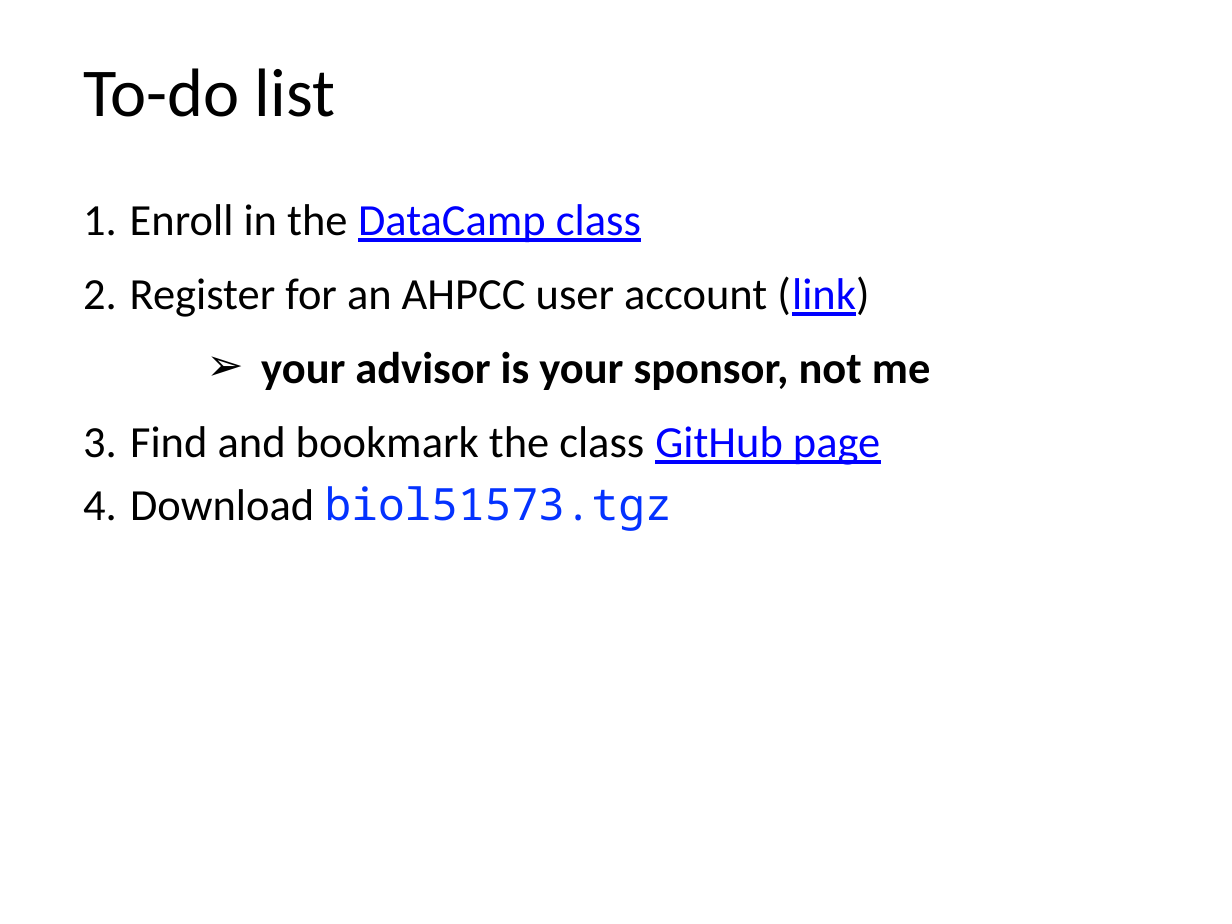
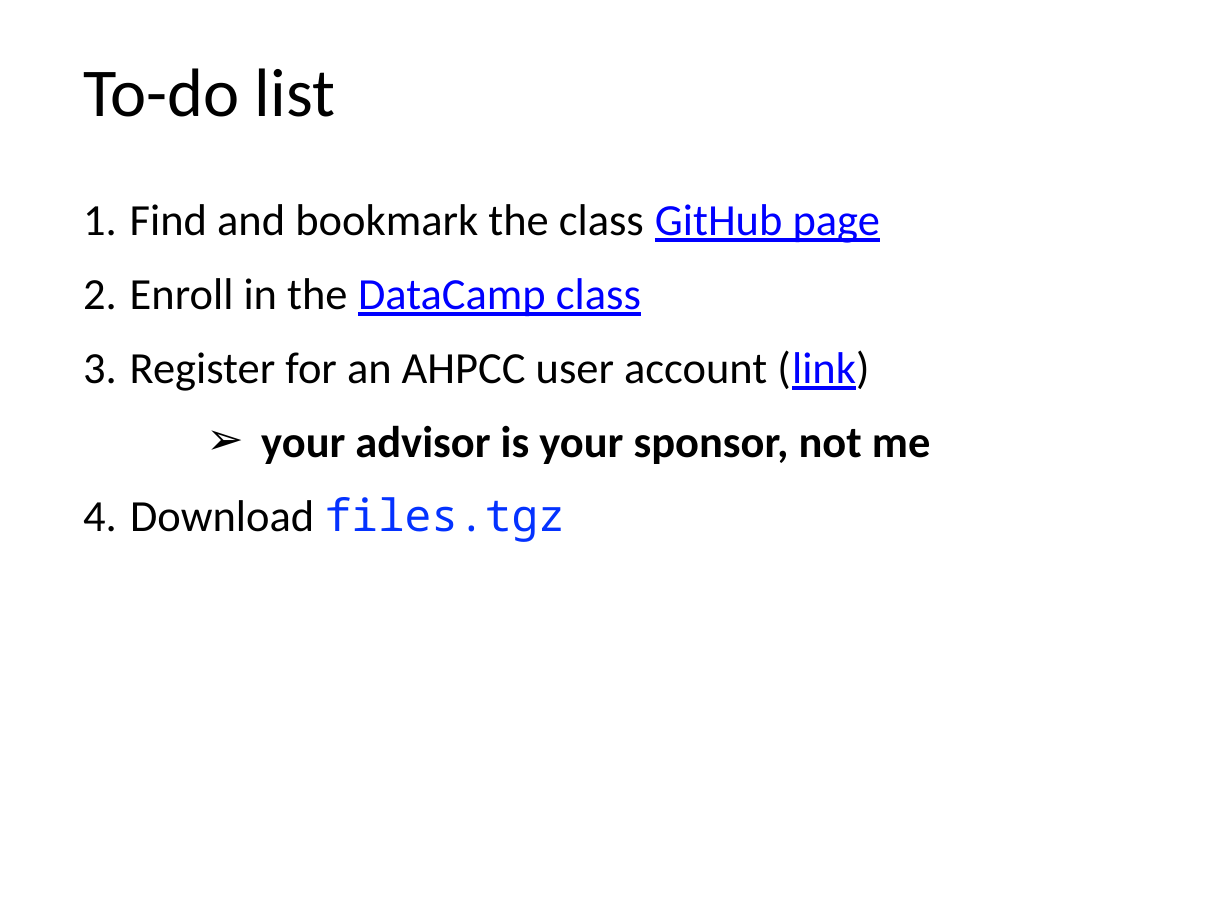
Before and after one commit to andrewalverson/BIOL51573-2026S, a slide deck: slide 3 of lectures/01_intro.pptx. Drawn at 1232x924 pixels with LibreOffice and Linux fonts; fonts in the diff are those of the drawing. Boxes give left, top, right and bottom in pixels: in the first picture for what was removed or moved away, otherwise in the second. Text is boxed around its words. In the diff, an @@ line names an element or a change of style, - is before the commit and + after.

Commit message:
minor edits

```diff
--- a/lectures/01_intro.pptx
+++ b/lectures/01_intro.pptx
@@ text at (130, 204, 880, 243): paragraph added @@
+1. Find and bookmark the class GitHub page
@@ text at (130, 497, 565, 542): text changed; font Calibri to Noto Sans Mono; text colour #000000 to #0432FF @@
-3. Find and bookmark the class GitHub page
-4. Download biol51573.tgz
+4. Download files.tgz
```
Also in this commit, not shown: 1 other slide changed, 1 slide added.
